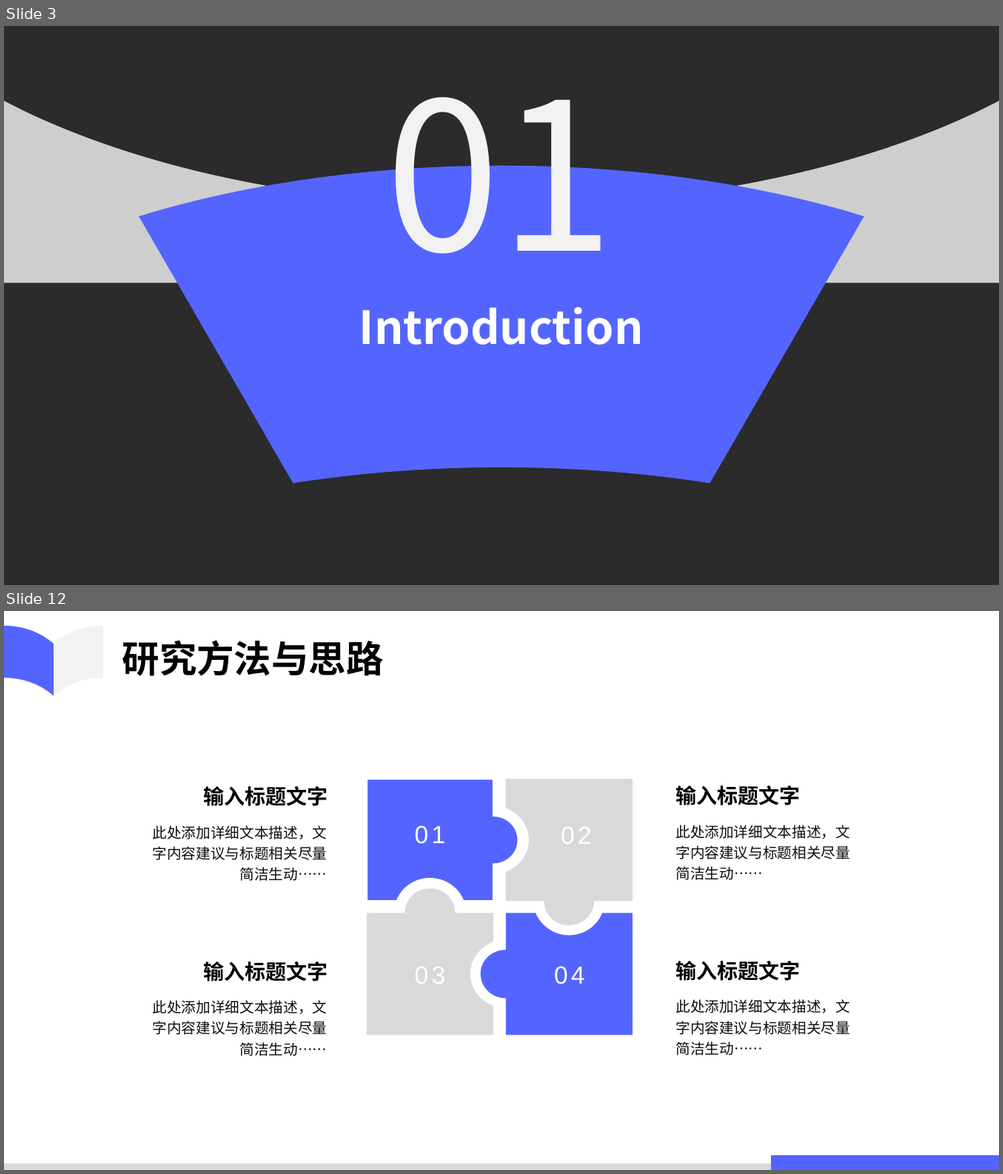
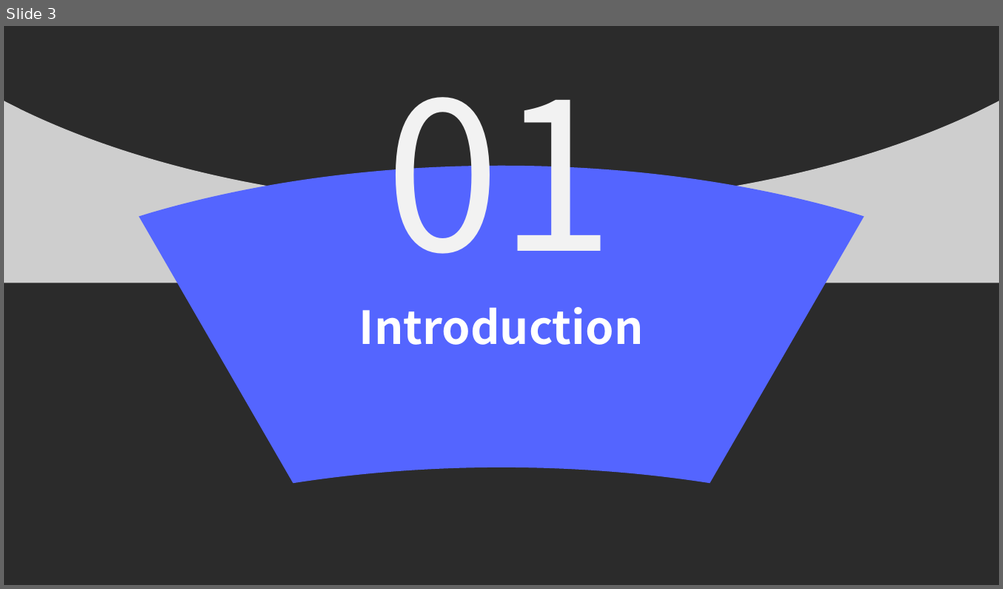
Before and after one commit to ahulh-acmlab/group_report, a slide deck: 2021-4-21/EfficientNetV2.pptx. Shown one above the other, each under a label of ours: slides 3 and 12 before the commit, slide 3 after it; the slides between them are not shown. The pictures are 1003x1174 and 1003x589 pixels, drawn with LibreOffice and Linux fonts; fonts in the diff are those of the drawing; background and template pictures are left out; a plain dark background stands for a picture behind light text. Boxes give left, top, right and bottom in pixels: in the first picture for what was removed or moved away, otherwise in the second. Text is boxed around its words. In the diff, an @@ line names an element or a change of style, - is before the commit and + after.

```diff
--- a/2021-4-21/EfficientNetV2.pptx
+++ b/2021-4-21/EfficientNetV2.pptx
@@ slide 12 removed at bbox=[4, 611, 999, 1170], background #FFFFFF @@
@@ freeform shape removed at bbox=[4, 626, 54, 696] @@
@@ freeform shape removed at bbox=[54, 626, 102, 696] @@
@@ text removed at bbox=[122, 640, 384, 676] @@
-研究方法与思路
@@ freeform shape removed at bbox=[367, 779, 518, 901] @@
@@ freeform shape removed at bbox=[506, 779, 632, 925] @@
@@ text removed at bbox=[415, 826, 446, 844] @@
-01
@@ text removed at bbox=[560, 822, 592, 850] @@
-02
@@ freeform shape removed at bbox=[367, 889, 493, 1036] @@
@@ freeform shape removed at bbox=[481, 913, 632, 1036] @@
@@ text removed at bbox=[415, 962, 446, 990] @@
-03
@@ text removed at bbox=[554, 966, 585, 985] @@
-04
@@ group removed at bbox=[153, 786, 327, 1056]: 4 texts @@
-输入标题文字
-此处添加详细文本描述，文字内容建议与标题相关尽量简洁生动……
-输入标题文字
-此处添加详细文本描述，文字内容建议与标题相关尽量简洁生动……
@@ group removed at bbox=[675, 786, 850, 1056]: 4 texts @@
-输入标题文字
-此处添加详细文本描述，文字内容建议与标题相关尽量简洁生动……
-输入标题文字
-此处添加详细文本描述，文字内容建议与标题相关尽量简洁生动……
@@ rectangle removed at bbox=[4, 1164, 771, 1170] @@
@@ rectangle removed at bbox=[771, 1156, 999, 1170] @@
```
Also in this commit, not shown: 5 slides changed, 12 slides added, 21 other slides removed, 2 other files.
